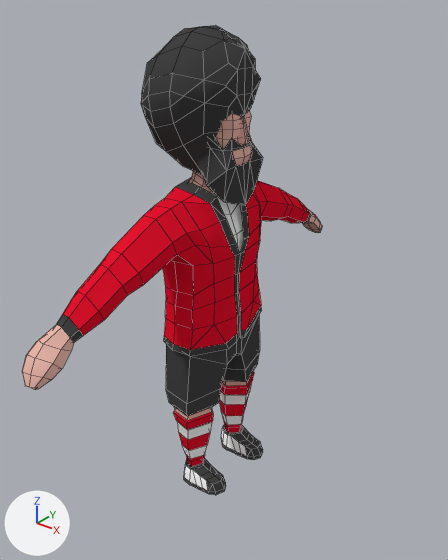
A saved change to the Blender file Project_Golf/Assets/Blends/Char/char.blend.
Before and after are seen from a 50 mm camera at (13.04, -15.68, 18.17) aimed at (0.13, 0.45, 8.16). Lighting does not change. The marker at lower left points along +X, +Y and +Z. Mesh edges are drawn as thin lines.

The scene before the commit, as lines of its bpy script (objects in view):
```python
me_cube = bpy.data.meshes.new('Cube')
me_cube.from_pydata(...)  # 447 vertices, 392 faces; spans x -2.2..1.5, y -7.9..0.0, z -1.4..15.5
me_cube.polygons.foreach_set('use_smooth', [True] * 392)
# faces by material slot: [73, 119, 25, 95, 16, 64]
me_cube.materials.append(mat_material)  # pink #ebb7ab
me_cube.materials.append(mat_material_002)  # red #e7142e
me_cube.materials.append(mat_material_003)  # white #ffffff
me_cube.materials.append(mat_material_004)  # black #444444
me_cube.materials.append(mat_material_008)  # black #414141
me_cube.materials.append(mat_material_007)  # black #424242
ob_cube = bpy.data.objects.new('Cube', me_cube)
ob_cube.location = (0.0, 0.0, 1.32)
_m = ob_cube.modifiers.new('Mirror', 'MIRROR')
_m.use_axis = (False, True, False)
_m.merge_threshold = 0.0315
```
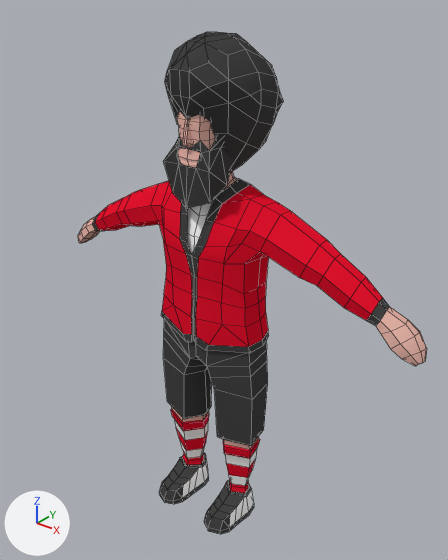
Where the change shows, as pixel boxes (x1, y1, x2, y2) in the pictures (448 x 560 px; the box of a moved part takes in the faces that stretch with it):
'Cube', reshaped, moved, turned: before (22, 25, 322, 495); after (78, 32, 427, 534)
part 1 of me_cube, moved or reshaped: before (22, 178, 322, 390); after (78, 177, 427, 366)
part 2 of me_cube, moved or reshaped: before (239, 118, 249, 144); after (182, 120, 192, 146)
part 3 of me_cube, rebuilt (23% wider, 24% taller): before (166, 315, 263, 495); after (163, 32, 283, 255)
part 4 of me_cube, added (black): after (159, 319, 268, 534)
part 5 of me_cube, deleted (black): before (141, 25, 263, 253)
part 6 of me_cube, deleted (brown): before (216, 110, 251, 167)

The edits, one by one:
me_cube is used by ob_cube; location (0.0, 0.0, 1.32).
me_cube had 447 vertices, 392 faces and spanned x -2.2..1.5, y -7.9..0.0, z -1.4..15.5.
me_cube now has 448 vertices, 404 faces and spans x -1.9..2.3, y -7.9..0.0, z -10.2..8.3.
me_cube part 1: the loose piece of 151 vertices spanning x -1.4..1.2, y -7.9..0.0, z 4.7..10.8 is moved by (0.4, 0.0, -7.1).
me_cube part 2: the loose piece of 10 vertices spanning x 1.0..1.4, y -0.2..0.0, z 12.2..13.1 is moved by (0.4, 0.0, -7.1).
me_cube part 3: the loose piece of 139 vertices spanning x -1.3..1.5, y -2.2..0.0, z -1.4..5.9 is rebuilt with 140 vertices and now spans x -1.9..1.9, y -1.8..0.0, z 1.1..8.3.
me_cube part 4: a new loose piece of 147 vertices spanning x -0.9..2.3, y -2.2..0.0, z -10.2..-1.2.
me_cube part 5: the loose piece of 119 vertices spanning x -2.2..1.4, y -1.8..0.0, z 8.2..15.5 is deleted.
me_cube part 6: the loose piece of 28 vertices spanning x 0.6..1.3, y -0.7..0.0, z 11.2..13.2 is deleted.
Object 'Cube' (ob_cube) moves from (0.0, 0.0, 1.32) to (0.05, 0.36, 8.39).
Object 'Cube' (ob_cube) turns from (0, 0, 0) to (0, 0, -90) degrees about x, y and z.
